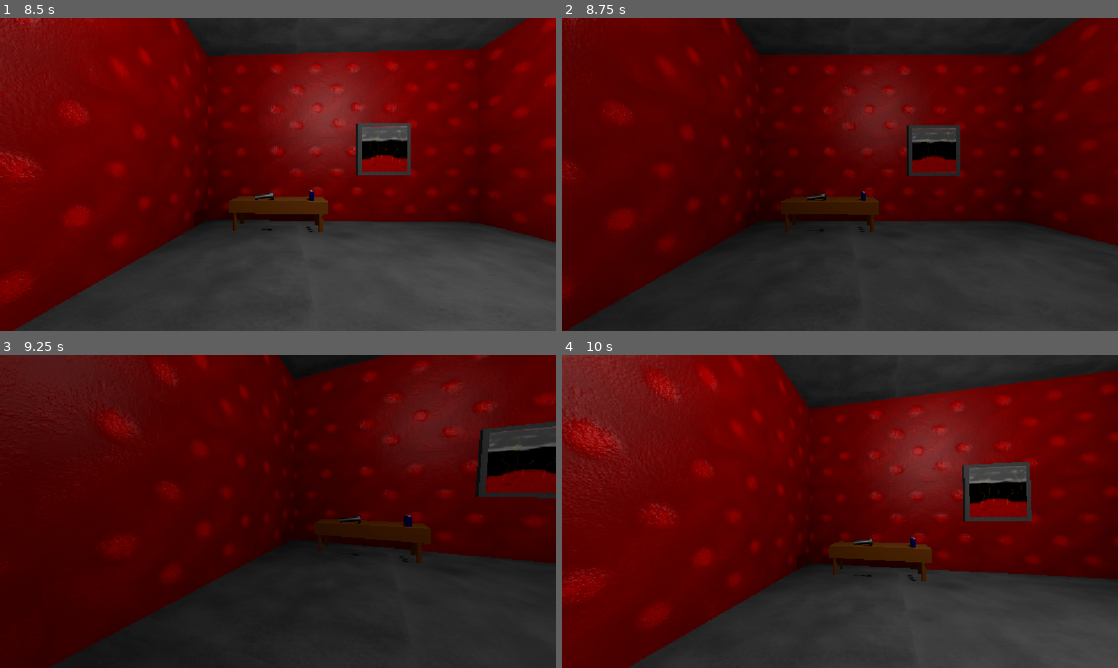
Above: before the commit, frames 1-4 (two rows, left to right).
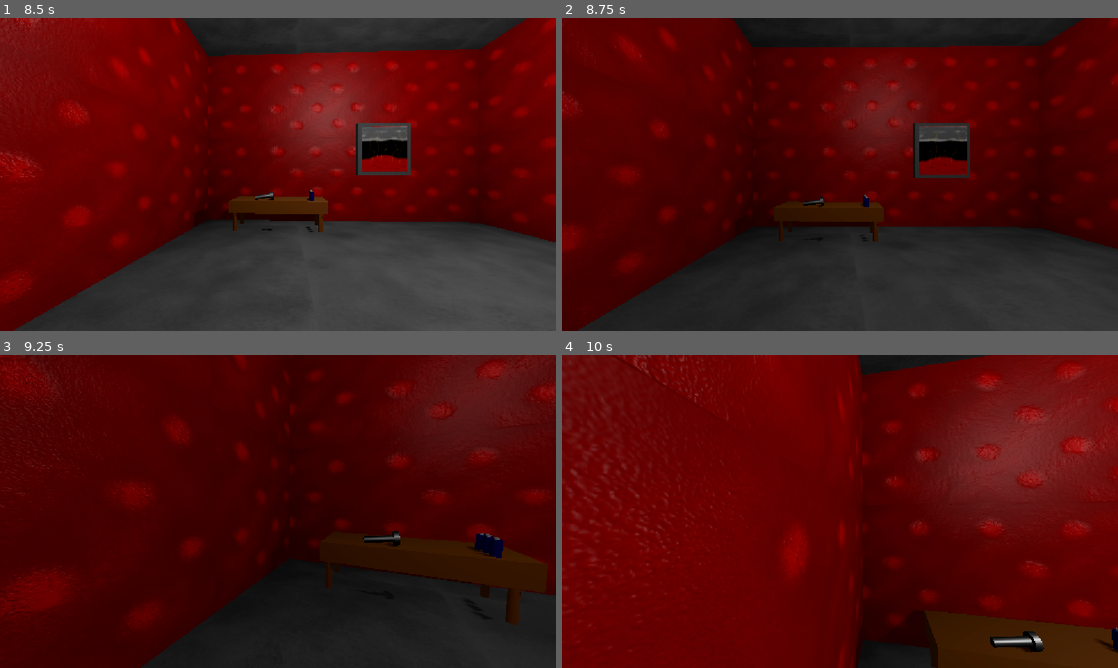
Above: after the commit, the same moments.

Repository: christiannoll/Basic3DGame
Game: Godot game, scene res://Scenes/main_menu.tscn
Two runs of this game, one before a commit and one after it. Both use one fixed random seed, a clock stepped at 60 frames per second and the inputs below. The engine's default icon, where the game draws it, is replaced by a stand-in: a white triangle on a blue panel in a dark square.
Inputs (mouse positions are in pixels of both pictures, inside the frame that each line leads up to):
- Up to frame 1 (8.5 s): click "PLAY" at 0.5 s; move the mouse to (305, 174) at 1.27 s; hold W (forward) 1.28-6.53 s; tap F (flashlight) every 2.25 s from 1.35 to 8.1 s; tap Space (jump) at 1.52, 2.27, 3.77, 4.52, 5.27, 6.77, 7.52, 8.27 s; move the mouse to (250, 174) at 2.02 s; tap E (interact) at 2.1, 4.35, 6.6 s; move the mouse to (289, 168) at 2.77 s; tap Shift (sprint) at 2.85, 5.1, 7.35 s; move the mouse to (272, 180) at 3.52 s; move the mouse to (316, 177) at 4.27 s; move the mouse to (233, 171) at 5.02 s; move the mouse to (283, 174) at 5.77 s; move the mouse to (255, 168) at 6.52 s; hold D (right) 6.53-7.28 s; move the mouse to (305, 174) at 7.27 s; hold W (forward) from 7.28 s (still down); move the mouse to (250, 174) at 8.02 s
- Up to frame 2 (8.75 s): keep holding W (forward)
- Up to frame 3 (9.25 s): keep holding W (forward); move the mouse to (289, 505) at 8.77 s; tap E (interact) at 8.85 s
- Up to frame 4 (10 s): move the mouse to (834, 517) at 9.52 s; release W (forward) at 9.53 s; hold A (left) from 9.53 s (still down); tap Shift (sprint) at 9.6 s; tap Space (jump) at 9.77 s

Frame 1 is identical in both runs. In frame 2, 8.9% of the frame differs, in the area x 0-100%, y 0-100%; in frame 3, 19%; in frame 4, 54%.
Error before the commit: Invalid access of index '0' on a base object of type: 'Array[AudioStream]'. (res://Scripts/player.gd:49)

Commit message:
Assign footstep sounds

Diff:
--- a/Scenes/player.tscn
+++ b/Scenes/player.tscn
@@ -2,9 +2,17 @@
 
 [ext_resource type="Script" uid="uid://dcp8xocw3hx2a" path="res://Scripts/player.gd" id="1_v0iea"]
 [ext_resource type="Script" uid="uid://dmpepy5ak3nxf" path="res://Scripts/camera.gd" id="2_cvnsp"]
+[ext_resource type="AudioStream" uid="uid://dvdyd82274tgr" path="res://Sounds/Concrete-Footstep-1.mp3" id="2_ukyrk"]
 [ext_resource type="Script" uid="uid://cjfu2ol6d78b2" path="res://Scripts/flashlight.gd" id="3_6t5aa"]
+[ext_resource type="AudioStream" uid="uid://p75a5tadwn7m" path="res://Sounds/Concrete-Footstep-2.mp3" id="3_7dp3o"]
 [ext_resource type="AudioStream" uid="uid://b883dua0g08l8" path="res://Sounds/flashlight_on.mp3" id="4_fkybt"]
+[ext_resource type="AudioStream" uid="uid://pv6oe4kvcjaq" path="res://Sounds/Concrete-Footstep-3.mp3" id="4_h4iuc"]
 [ext_resource type="Script" uid="uid://cql0o7x0tnuuc" path="res://Scripts/raycast.gd" id="4_vgqql"]
+[ext_resource type="AudioStream" uid="uid://be2pxpxed3wux" path="res://Sounds/Concrete-Footstep-4.mp3" id="5_fd4e3"]
+[ext_resource type="AudioStream" uid="uid://dnbbh04v7noln" path="res://Sounds/Concrete-Footstep-5.mp3" id="6_qqcod"]
+[ext_resource type="AudioStream" uid="uid://dfdao4x76lhq8" path="res://Sounds/Concrete-Footstep-6.mp3" id="7_igrcy"]
+[ext_resource type="AudioStream" uid="uid://blogh7ijn631r" path="res://Sounds/Concrete-Footstep-7.mp3" id="8_fs7ks"]
+[ext_resource type="AudioStream" uid="uid://td63ml6nf16l" path="res://Sounds/Concrete-Footstep-8.mp3" id="9_l6n3p"]
 
 [sub_resource type="CapsuleShape3D" id="CapsuleShape3D_f60y1"]
 
@@ -14,6 +22,7 @@
 [node name="Player" type="CharacterBody3D" unique_id=1718475060]
 transform = Transform3D(-0.99014866, 0, 0.14002001, 0, 1, 0, -0.14002001, 0, -0.99014866, 0, 0, 0)
 script = ExtResource("1_v0iea")
+walk_footsteps = Array[AudioStream]([ExtResource("2_ukyrk"), ExtResource("3_7dp3o"), ExtResource("4_h4iuc"), ExtResource("5_fd4e3"), ExtResource("6_qqcod"), ExtResource("7_igrcy"), ExtResource("8_fs7ks"), ExtResource("9_l6n3p")])
 
 [node name="CollisionShape3D" type="CollisionShape3D" parent="." unique_id=1092570828]
 shape = SubResource("CapsuleShape3D_f60y1")
Not shown, added: Sounds/Concrete-Footstep-1.mp3.import
Not shown, added: Sounds/Concrete-Footstep-2.mp3.import
Not shown, added: Sounds/Concrete-Footstep-3.mp3.import
Not shown, added: Sounds/Concrete-Footstep-4.mp3.import
Not shown, added: Sounds/Concrete-Footstep-5.mp3.import
Not shown, added: Sounds/Concrete-Footstep-6.mp3.import
Not shown, added: Sounds/Concrete-Footstep-7.mp3.import
Not shown, added: Sounds/Concrete-Footstep-8.mp3.import
Not shown, added: Sounds/Concrete-Footstep-1.mp3
Not shown, added: Sounds/Concrete-Footstep-2.mp3
Not shown, added: Sounds/Concrete-Footstep-3.mp3
Not shown, added: Sounds/Concrete-Footstep-4.mp3
(and 4 more such lines)
